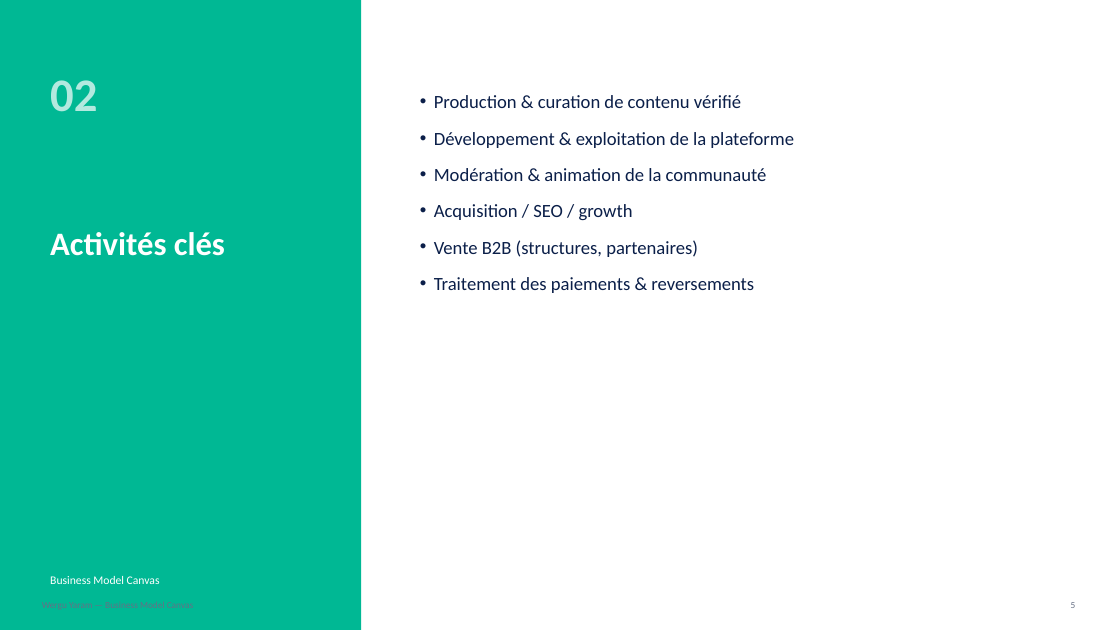
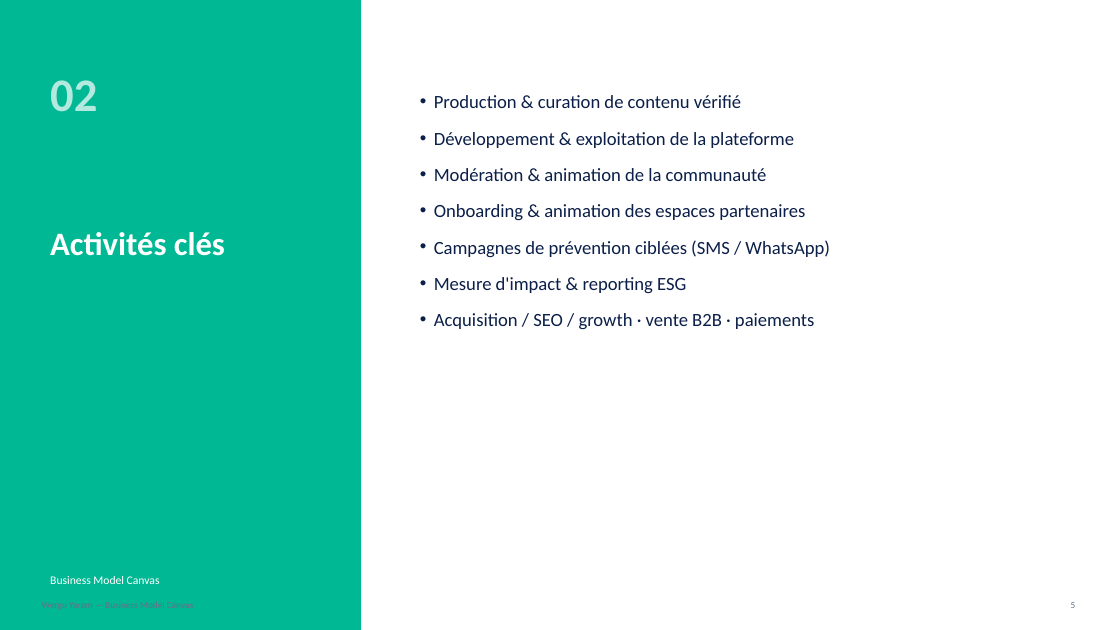
Before and after one commit to Mm-eyoum/wergu-yaram, a slide deck: slide 5 of docs/business-model-canvas.pptx. Drawn at 1120x630 pixels with LibreOffice and Linux fonts; fonts in the diff are those of the drawing. Boxes give left, top, right and bottom in pixels: in the first picture for what was removed or moved away, otherwise in the second. Text is boxed around its words. In the diff, an @@ line names an element or a change of style, - is before the commit and + after.

```diff
--- a/docs/business-model-canvas.pptx
+++ b/docs/business-model-canvas.pptx
@@ text at bbox=[434, 204, 830, 330]: text changed @@
-• Acquisition / SEO / growth
-• Vente B2B (structures, partenaires)
-• Traitement des paiements & reversements
+• Onboarding & animation des espaces partenaires
+• Campagnes de prévention ciblées (SMS / WhatsApp)
+• Mesure d'impact & reporting ESG
+• Acquisition / SEO / growth · vente B2B · paiements
```
Also in this commit, not shown: 12 other slides changed, 4 other files.
